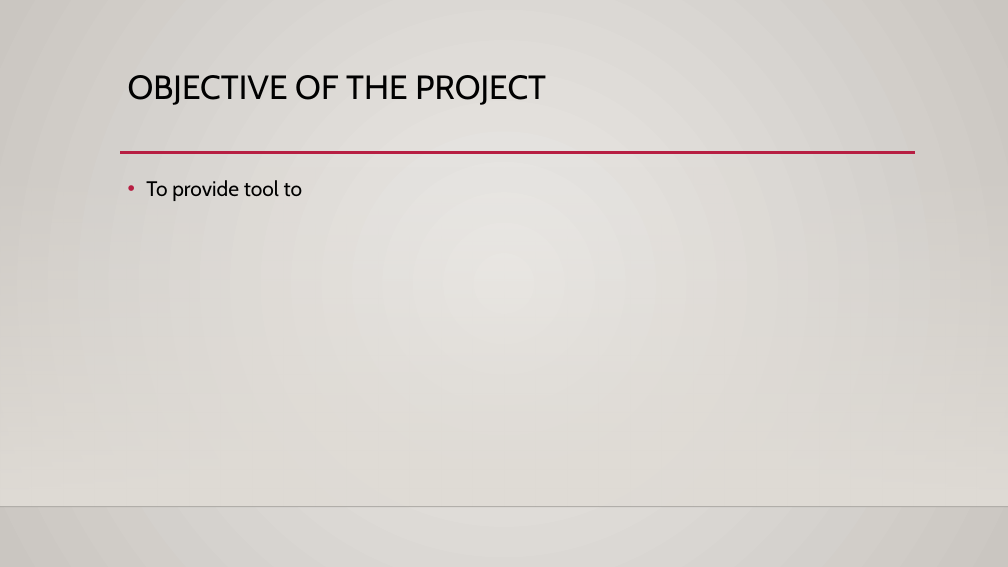
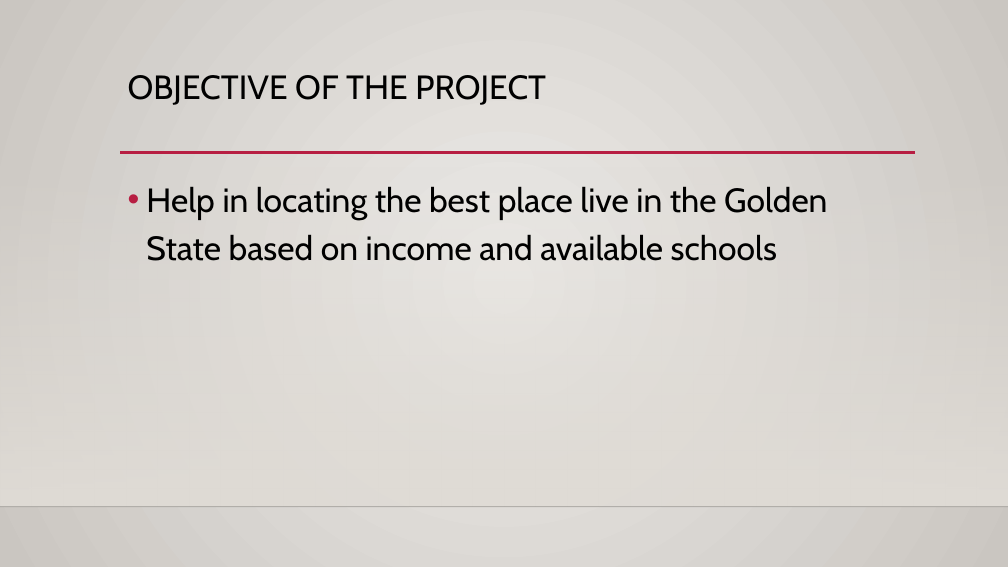
Before and after one commit to mayushah1/Best-Place-to-live, a slide deck: slide 2 of Presentation for project 2.pptx. Drawn at 1008x567 pixels with LibreOffice and Linux fonts; fonts in the diff are those of the drawing; background and template pictures are left out. Boxes give left, top, right and bottom in pixels: in the first picture for what was removed or moved away, otherwise in the second. Text is boxed around its words. In the diff, an @@ line names an element or a change of style, - is before the commit and + after.

```diff
--- a/Presentation for project 2.pptx
+++ b/Presentation for project 2.pptx
@@ text at [146,186,827,261]: text changed; size 20 to 32 pt @@
-• To provide tool to
+• Help in locating the best place live in the Golden State based on income and available schools
```
Also in this commit, not shown: 2 other slides changed.
